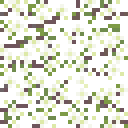
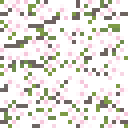
Comparing the layer stacks of the two (128, 128) images. Changes:
painted on "Ebene 15" over box(0, 0, 128, 128)
painted on "Äste" over box(0, 0, 128, 128)
